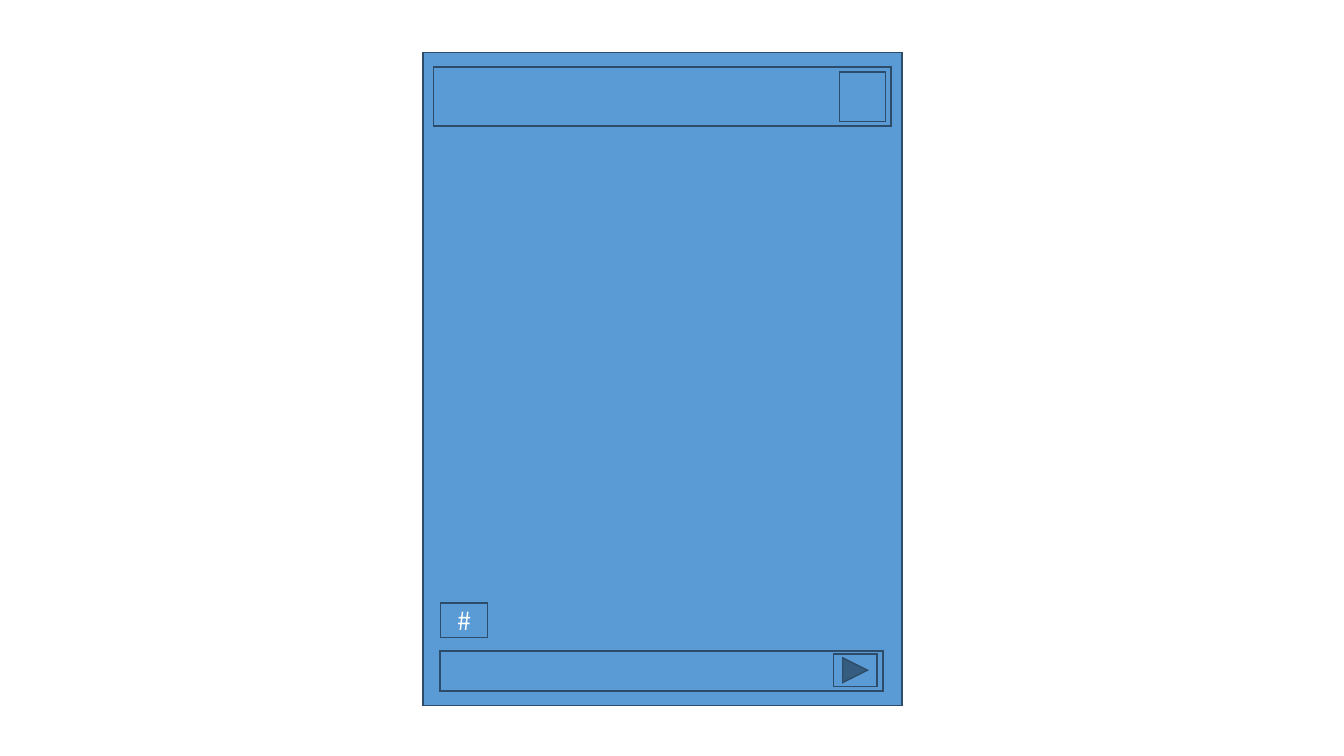
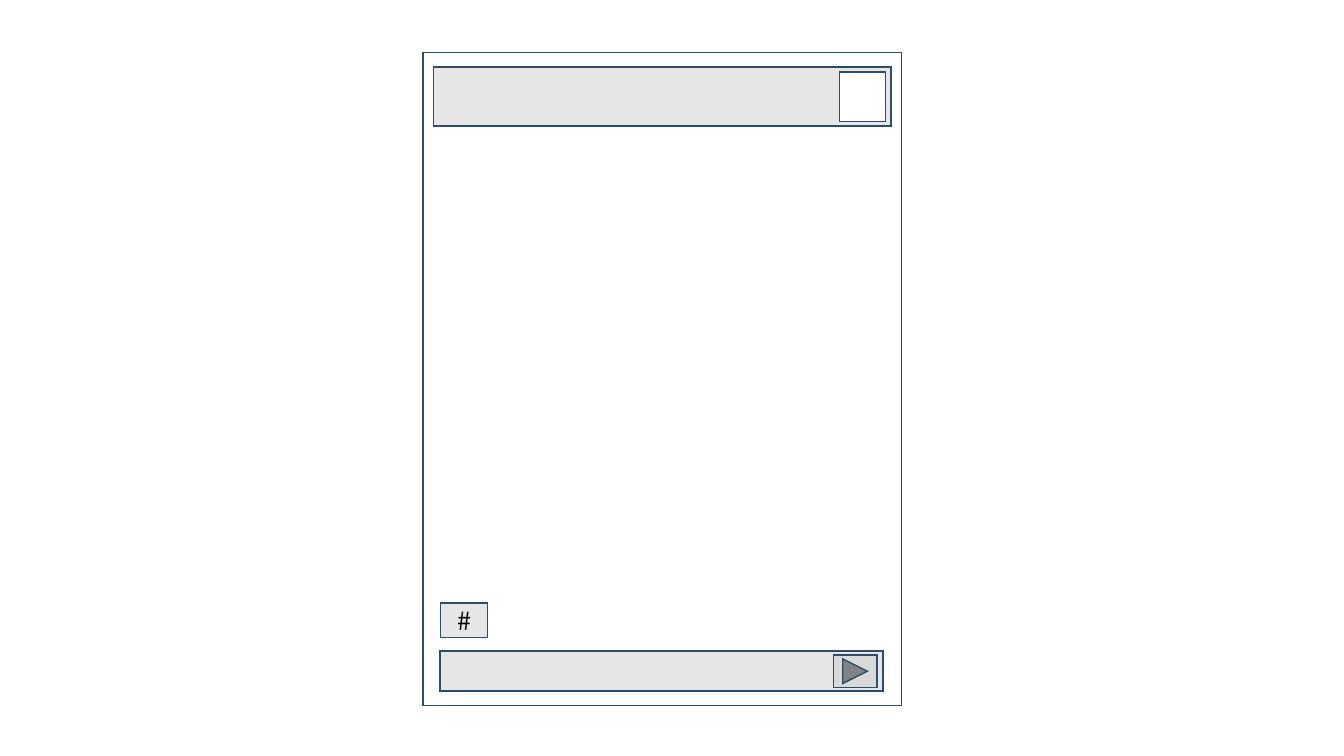
Before and after one commit to bluesky0960/KookMiNi, a slide deck: slide 9 of 오픈소스 기획서ver.1.pptx. Drawn at 1344x756 pixels with LibreOffice and Linux fonts; fonts in the diff are those of the drawing. Boxes give left, top, right and bottom in pixels: in the first picture for what was removed or moved away, otherwise in the second. Text is boxed around its words. In the diff, an @@ line names an element or a change of style, - is before the commit and + after.

```diff
--- a/오픈소스 기획서ver.1.pptx
+++ b/오픈소스 기획서ver.1.pptx
@@ rectangle at [423, 52, 902, 706]: fill #5B9BD5 to #FFFFFF @@
@@ rectangle at [434, 68, 891, 126]: fill #5B9BD5 to #E6E6E6 @@
@@ rectangle at [840, 72, 886, 121]: fill #5B9BD5 to #FFFFFF @@
@@ rectangle "#" at [441, 603, 488, 637]: text colour #FFFFFF to #000000; fill #5B9BD5 to #E6E6E6 @@
@@ rectangle at [440, 651, 883, 692]: fill #5B9BD5 to #E6E6E6 @@
@@ action button forward next at [834, 655, 877, 689]: fill #5B9BD5 to #D9D9D9 @@
```
Also in this commit, not shown: 4 other slides changed, 1 slide added, 2 other files.
